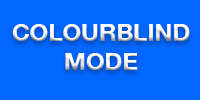
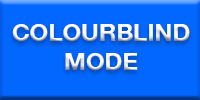
Comparing the layer stacks of the two 200x100 images. Changes:
pixels changed over [0, 0, 200, 100] (layer not identified)
